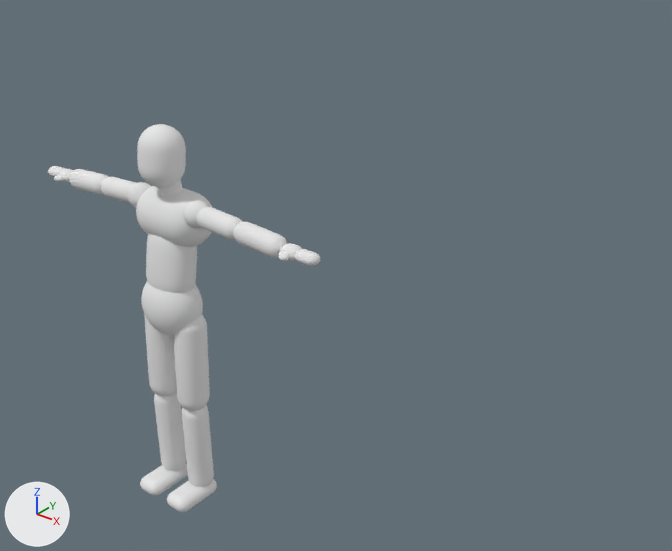
Before and after pictures for a commit that changed the Blender file Raw/Demo/demo_character.blend.
The view is the same before and after, from a camera (50 mm lens) standing at (2.96, -2.47, 3.02) and looking at (0.81, 0.22, 1.35). The lights are fixed; the arrows at lower left show +X, +Y and +Z.

The first picture shows 'demo_character_b'.
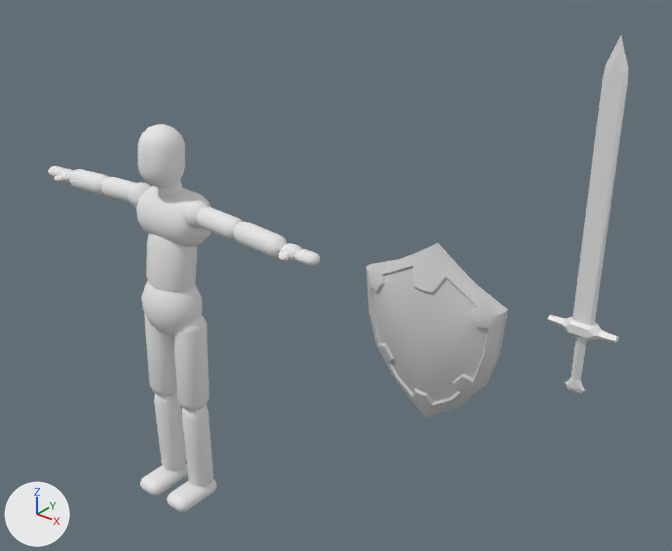
Where the change shows, as pixel boxes [x1, y1, x2, y2] in the pictures (672 x 551 px):
```json
{"object": "shield", "change": "added", "after": [366, 243, 508, 418]}
{"object": "sword_01", "change": "added", "after": [548, 36, 628, 393]}
```

Edits to the scene script, one JSON object a line:
```json
{"op": "add", "block": "mat_01___default", "code": ["mat_01___default = diffuse_material('01___Default')", "mat_01___default.base_color = (0.588, 0.588, 0.588)  # light grey #cacaca"]}
{"op": "add", "block": "mat_ordoss00_png", "code": ["mat_ordoss00_png = principled_material('ordoSS00.png')", "mat_ordoss00_png.base_color = (0.8, 0.8, 0.8)  # white #e7e7e7"]}
{"op": "add", "block": "me_rdmobj00", "code": ["me_rdmobj00 = bpy.data.meshes.new('rdmobj00')", "me_rdmobj00.from_pydata(...)  # 124 vertices, 236 faces; spans x -0.24..0.304, y -0.219..-0.019, z -0.357..0.309", "me_rdmobj00.polygons.foreach_set('use_smooth', [True] * 236)", "me_rdmobj00.materials.append(mat_01___default)  # its picture is missing"]}
{"op": "add", "block": "me_n1b0", "code": ["me_n1b0 = bpy.data.meshes.new('n1b0')", "me_n1b0.from_pydata(...)  # 110 vertices, 194 faces; spans x -0.114..0.114, y -0.115..1.032, z -0.027..0.027", "me_n1b0.materials.append(mat_ordoss00_png)  # its picture is missing"]}
{"op": "add", "block": "ob_shield", "code": ["ob_shield = bpy.data.objects.new('shield', me_rdmobj00)", "ob_shield.location = (1.454, 0.018, 1.499)", "ob_shield.rotation_euler = (0.137, 0.0, 0.0)  # degrees (7.8, 0, 0)", "_m = ob_shield.modifiers.new('EdgeSplit', 'EDGE_SPLIT')"]}
{"op": "add", "block": "ob_sword_01", "code": ["ob_sword_01 = bpy.data.objects.new('sword_01', me_n1b0)", "ob_sword_01.location = (1.969, 0.0, 1.474)", "ob_sword_01.rotation_euler = (1.571, 0.0, 0.0)  # degrees (90, 0, 0)"]}
```
